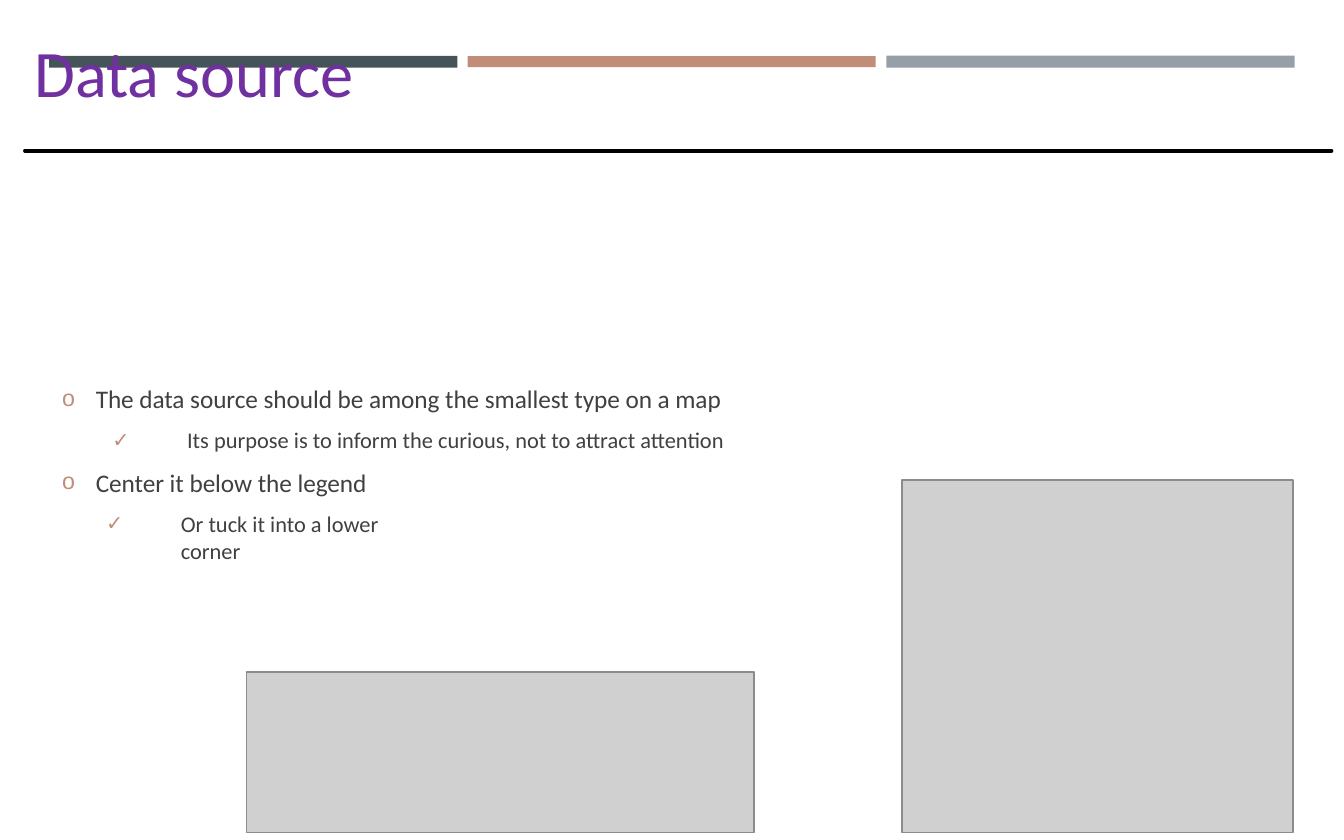
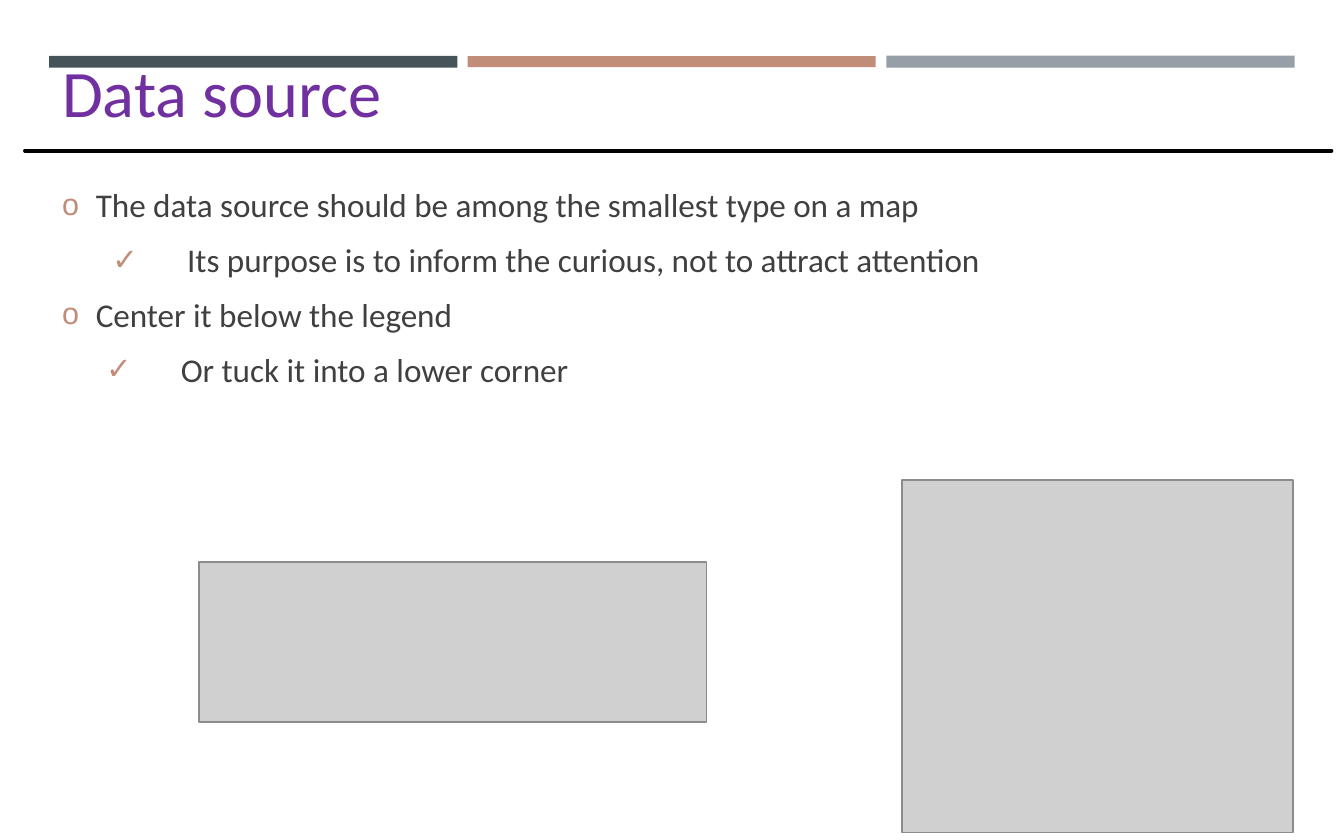
Before and after one commit to gisynw/GIS_I, a slide deck: slide 6 of docs/Lectures/Week07/Lecture07_GEOG2475_Thursday.pptx. Drawn at 1344x840 pixels with LibreOffice and Linux fonts; fonts in the diff are those of the drawing; grey boxes stand for pictures. Boxes give left, top, right and bottom in pixels: in the first picture for what was removed or moved away, otherwise in the second. Text is boxed around its words. In the diff, an @@ line names an element or a change of style, - is before the commit and + after.

```diff
--- a/docs/Lectures/Week07/Lecture07_GEOG2475_Thursday.pptx
+++ b/docs/Lectures/Week07/Lecture07_GEOG2475_Thursday.pptx
@@ text "Data source" rewrapped from <box>34,54,354,98</box> to <box>62,62,381,118</box> @@
@@ text "The data source should be ..." at <box>96,194,979,383</box>: size 12.2 to 16 pt in "The data source should be among the ...", "Center it below the legend"; size 10.8 to 16 pt in "Its purpose is to inform the curious, ...", "Or tuck it into a lower corner"; more space between paragraphs @@
@@ picture: place and size @@
-picture at <box>246,672,754,832</box>
+picture at <box>199,561,706,721</box>
```
Also in this commit, not shown: 13 other slides changed, 1 slide added, 10 other files.
